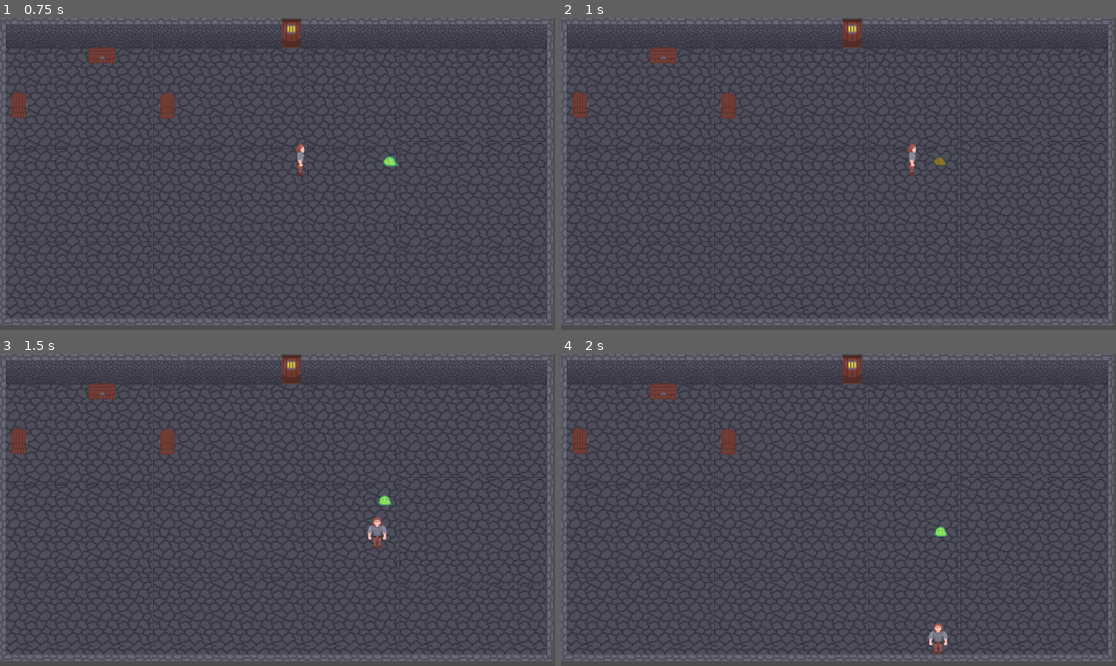
Above: before the commit, frames 1-4 (two rows, left to right).
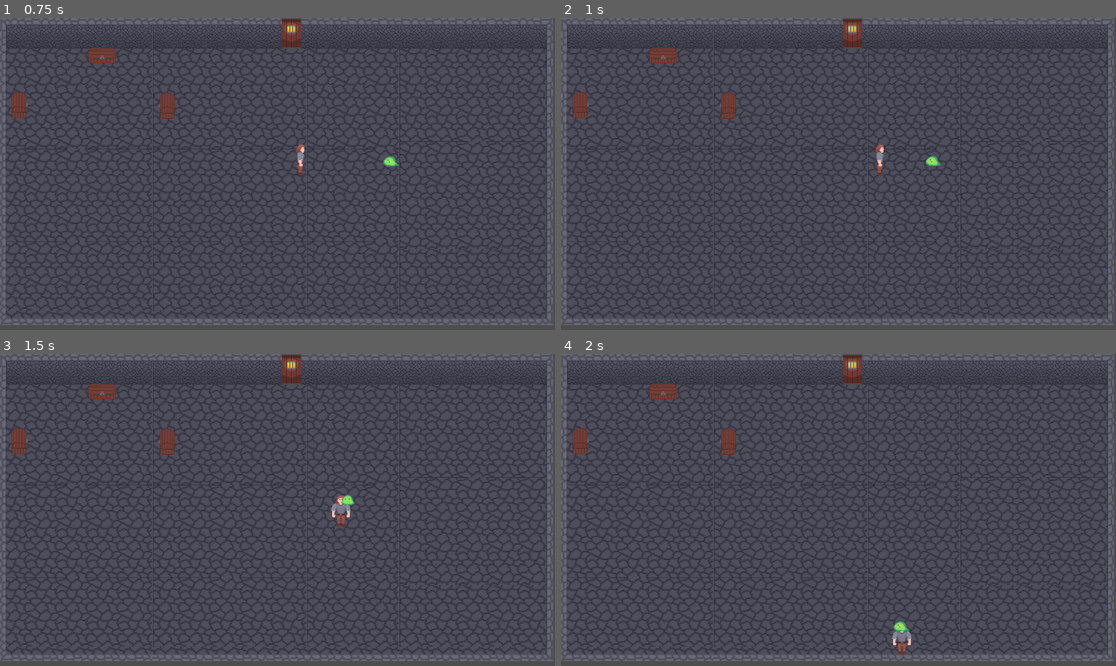
Above: after the commit, the same moments.

Repository: EsderJ10/proyecto-lqs
Game: Godot game, scene res://Scenes/test_room.tscn
The game is run twice, just before and just after one commit, with the same random seed, the same clock (stepped at 60 frames per second) and the same inputs.
Inputs (mouse positions are in pixels of both pictures, inside the frame that each line leads up to):
- Up to frame 1 (0.75 s): move the mouse to (399, 158) at 0.52 s; hold Right (move_right) from 0.53 s (still down); tap E (open_chest) at 0.6 s
- Up to frame 2 (1 s): keep holding Right (move_right); click (960, 158) at 0.8 s
- Up to frame 3 (1.5 s): move the mouse to (166, 525) at 1.27 s; release Right (move_right) at 1.28 s; hold Down (move_down) from 1.28 s (still down); click (166, 525) at 1.35 s
- Up to frame 4 (2 s): keep holding Down (move_down); tap Space (player_dash) at 1.55 s

Frame 1 is identical in both runs. In frame 2, 0.3% of the frame differs, in the area x 56-70%, y 40-51%; in frame 3, 0.5%, in the area x 59-71%, y 44-63%; in frame 4, 0.5%.

Commit message:
Implemented state machine, direction management and new functions #17

Diff:
--- a/Scripts/Character/player.gd
+++ b/Scripts/Character/player.gd
@@ -10,6 +10,7 @@
 @export_group("Combat")
 @export var attack_duration: float = 0.3
 @export var attack_cooldown: float = 0.5
+@export var attack_damage: int = 1
 
 @export_group("Dash")
 @export var dash_speed: int = 1211
@@ -24,43 +25,64 @@
 @onready var dash_timer: Timer = $DashTimer
 @onready var dash_cooldown_timer: Timer = $DashCooldownTimer
 
+# State Machine
+enum State {IDLE, MOVING, ATTACKING, DASHING}
+var current_state: State = State.IDLE
+
+# Direction Management
+enum Direction {RIGHT, LEFT, UP, DOWN}
+var current_direction: Direction = Direction.DOWN
+
 # State variables
+var dash_direction: Vector2 = Vector2.ZERO
+var movement_input: Vector2 = Vector2.ZERO
 var can_attack: bool = true
 var can_dash: bool = true
-var is_attacking: bool = false
-var is_dashing: bool = false
-var current_direction: String = "down"
-var dash_direction: Vector2 = Vector2.ZERO
-var movement_input: Vector2 = Vector2.ZERO
-
-# Direction vectors and hitbox rotations
+
+# Constants for direction and hitbox
 const DIRECTION_VECTORS = {
-	"right": Vector2(1, 0),
-	"left": Vector2(-1, 0),
-	"up": Vector2(0, -1),
-	"down": Vector2(0, 1)
+	Direction.RIGHT: Vector2(1, 0),
+	Direction.LEFT: Vector2(-1, 0),
+	Direction.UP: Vector2(0, -1),
+	Direction.DOWN: Vector2(0, 1)
 }
 
 const HITBOX_ROTATIONS = {
-	"right": -90.0,
-	"left": 90.0,
-	"up": 180.0,
-	"down": 0.0
+	Direction.RIGHT: -90.0,
+	Direction.LEFT: 90.0,
+	Direction.UP: 180.0,
+	Direction.DOWN: 0.0
+}
+
+const DIRECTION_STRINGS = {
+	Direction.RIGHT: "right",
+	Direction.LEFT: "left",
+	Direction.UP: "up",
+	Direction.DOWN: "down"
 }
 
 func _ready() -> void:
 	initialize_player()
 
 func initialize_player() -> void:
-	# Configure hitbox
 	hitbox_attack.monitoring = false
 
-	# Configure timers
+	# Configure the timers
 	attack_timer.wait_time = attack_duration
 	attack_cooldown_timer.wait_time = attack_cooldown
 	dash_timer.wait_time = dash_duration
 	dash_cooldown_timer.wait_time = dash_cooldown
 
+	# Connect timer signals to prevent reconnection issues
+	if not attack_timer.timeout.is_connected(_on_attack_timer_timeout):
+		attack_timer.timeout.connect(_on_attack_timer_timeout)
+	if not attack_cooldown_timer.timeout.is_connected(_on_attack_cooldown_timer_timeout):
+		attack_cooldown_timer.timeout.connect(_on_attack_cooldown_timer_timeout)
+	if not dash_timer.timeout.is_connected(_on_dash_timer_timeout):
+		dash_timer.timeout.connect(_on_dash_timer_timeout)
+	if not dash_cooldown_timer.timeout.is_connected(_on_dash_cooldown_timer_timeout):
+		dash_cooldown_timer.timeout.connect(_on_dash_cooldown_timer_timeout)
+
 func _process(_delta: float) -> void:
 	handle_input()
 	update_animation()
@@ -73,10 +95,12 @@
 func calculate_velocity() -> void:
 	var target_velocity = Vector2.ZERO
 
-	if is_dashing:
-		target_velocity = dash_direction * dash_speed
-	else:
-		target_velocity = movement_input * speed
+	match current_state:
+		State.DASHING:
+			target_velocity = dash_direction * dash_speed
+		State.IDLE, State.MOVING, State.ATTACKING:
+			if current_state != State.ATTACKING:
+				target_velocity = movement_input * speed
 
 	# Apply the acceleration or friction based on movement
 	if target_velocity.length() > 0:
@@ -85,49 +109,69 @@
 		velocity = velocity.lerp(Vector2.ZERO, friction)
 
 func handle_input() -> void:
-	if Input.is_action_just_pressed("player_attack") and can_attack:
-		attack()
-	if Input.is_action_just_pressed("player_dash") and can_dash:
-		dash()
+	match current_state:
+		State.DASHING:
+			# No input processing during DASHING state
+			pass
+		State.ATTACKING:
+			# Limited input processing during ATTACKING state
+			if Input.is_action_just_pressed("player_dash") and can_dash:
+				change_state(State.DASHING)
+				dash()
+		State.IDLE, State.MOVING:
+			if Input.is_action_just_pressed("player_attack") and can_attack:
+				change_state(State.ATTACKING)
+				attack()
+			elif Input.is_action_just_pressed("player_dash") and can_dash:
+				change_state(State.DASHING)
+				dash()
 
 func get_movement_input() -> Vector2:
 	var input = Vector2.ZERO
+
+	if current_state == State.ATTACKING:
+		return input
 
 	# Check each direction and set the current facing direction
 	if Input.is_action_pressed("move_right"):
 		input.x += 1
-		current_direction = "right"
+		current_direction = Direction.RIGHT
 	if Input.is_action_pressed("move_left"):
 		input.x -= 1
-		current_direction = "left"
+		current_direction = Direction.LEFT
 	if Input.is_action_pressed("move_up"):
 		input.y -= 1
-		current_direction = "up"
+		current_direction = Direction.UP
 	if Input.is_action_pressed("move_down"):
 		input.y += 1
-		current_direction = "down"
+		current_direction = Direction.DOWN
+
+	# Update movement state based on input
+	if input.length() > 0 and current_state == State.IDLE:
+		change_state(State.MOVING)
+	elif input.length() == 0 and current_state == State.MOVING:
+		change_state(State.IDLE)
 
 	# Normalize only if input has length to avoid divide by zero
 	return input.normalized() if input.length() > 0 else input
 
 func update_animation() -> void:
-	if is_attacking:
-		# TODO: ATTACK animation
-		pass
-	elif is_dashing:
-		# TODO: DASH animation
-		pass
-	elif movement_input.length() > 0:
-		# Determine animation based on dominant direction
-		if abs(movement_input.x) > abs(movement_input.y):
-			animated_sprite.play("right" if movement_input.x > 0 else "left")
-		else:
-			animated_sprite.play("down" if movement_input.y > 0 else "up")
+	match current_state:
+		State.ATTACKING:
+			# TODO: ATTACKING Animation
+			animated_sprite.play(DIRECTION_STRINGS[current_direction])
+		State.DASHING:
+			# TODO: DASHING Animation
+			animated_sprite.play(DIRECTION_STRINGS[current_direction])
+		State.MOVING:
+			# Determine animation based on direction
+			animated_sprite.play(DIRECTION_STRINGS[current_direction])
+		State.IDLE:
+			# TODO: IDLE Animation
+			animated_sprite.play(DIRECTION_STRINGS[current_direction])
 
 func attack() -> void:
-	is_attacking = true
 	can_attack = false
-
 	position_hitbox()
 	hitbox_attack.monitoring = true
 
@@ -136,9 +180,7 @@
 	attack_cooldown_timer.start()
 
 func dash() -> void:
-	is_dashing = true
 	can_dash = false
-
 	# Use current movement input or facing direction
 	dash_direction = movement_input if movement_input != Vector2.ZERO else DIRECTION_VECTORS[current_direction]
 
@@ -149,24 +191,51 @@
 func position_hitbox() -> void:
 	hitbox_attack.rotation_degrees = HITBOX_ROTATIONS[current_direction]
 
+func change_state(new_state: State) -> void:
+	# Exit current state logic
+	match current_state:
+		State.ATTACKING:
+			hitbox_attack.monitoring = false
+		State.DASHING:
+			pass
+		State.MOVING:
+			pass
+		State.IDLE:
+			pass
+
+	# Change state
+	current_state = new_state
+
+	# Enter new state logic
+	match new_state:
+		State.ATTACKING:
+			pass
+		State.DASHING:
+			pass
+		State.MOVING:
+			pass
+		State.IDLE:
+			pass
+
 func _on_attack_timer_timeout() -> void:
-	hitbox_attack.monitoring = false
-	is_attacking = false
+	if current_state == State.ATTACKING:
+		hitbox_attack.monitoring = false
+		change_state(State.IDLE)
 
 func _on_attack_cooldown_timer_timeout() -> void:
 	can_attack = true
 
 func _on_dash_timer_timeout() -> void:
-	is_dashing = false
+	if current_state == State.DASHING:
+		change_state(State.IDLE)
 
 func _on_dash_cooldown_timer_timeout() -> void:
 	can_dash = true
 
 func _on_hitbox_attack_body_entered(body: Node2D) -> void:
 	if body.has_method("take_damage"):
-		body.take_damage(1)
+		body.take_damage(attack_damage)
 
 # Function for enemy detection
 func player() -> void:
-	# This function exists for enemy detection
 	pass
